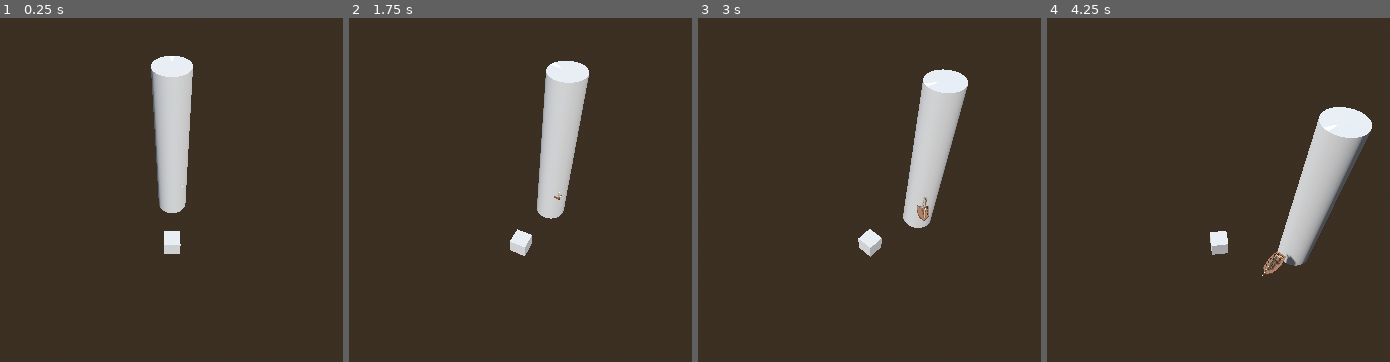
Above: before the commit, frames 1-4 (left to right).
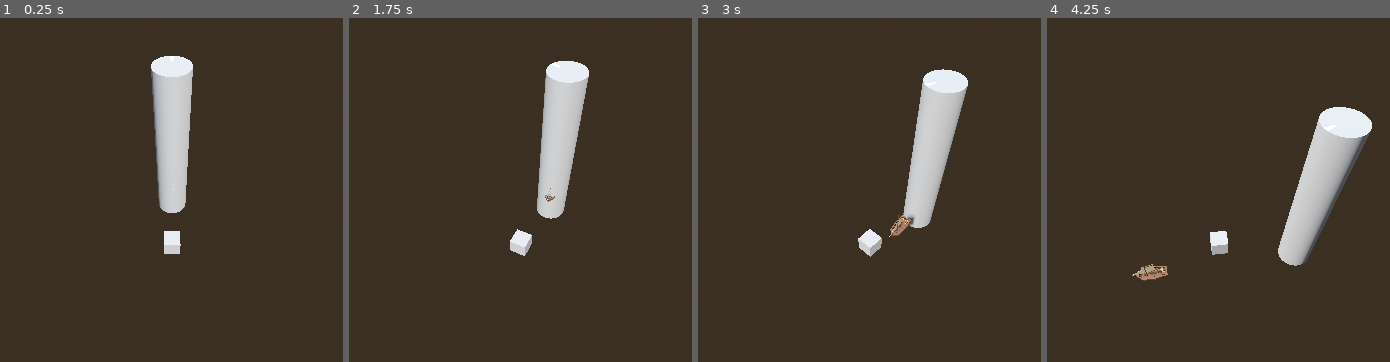
Above: after the commit, the same moments.

Repository: Yrthgze/Lighthouse
Game: Godot game, scene res://scenes/main_level.tscn
Two runs of this game, one before a commit and one after it. Both use one fixed random seed, a clock stepped at 60 frames per second and the inputs below.
Inputs:
- Up to frame 1 (0.25 s): no input
- Up to frame 2 (1.75 s): tap Enter at 0.5 s; hold D (rotate_lighthouse_right) 0.53-1.28 s; tap Space at 1.25 s; hold Q (rotate_left) from 1.28 s (still down)
- Up to frame 3 (3 s): release Q (rotate_left) at 2.03 s; hold D (rotate_lighthouse_right) from 2.03 s (still down); tap Enter at 2.75 s
- Up to frame 4 (4.25 s): release D (rotate_lighthouse_right) at 3.53 s; hold Q (rotate_left) from 3.53 s (still down)

The runs differ from the first frame. In frame 1, less than 0.1% of the frame differs, in the area x 50-54%, y 48-50%; in frame 2, less than 0.1%; in frame 3, 0.4%; in frame 4, 0.6%, in the area x 24-73%, y 67-77%.

Commit message:
[TheLighthouse]: Boat curve stopped working, TBD to search why

Diff:
--- a/scripts/allies/boat.gd
+++ b/scripts/allies/boat.gd
@@ -1,14 +1,13 @@
-extends CharacterBody3D
+extends Character
 
 enum DIRECTION {LEFT = -1, RIGHT = 1}
 
-var current_speed = 0.0
 @onready var nav_path: Path3D = %NavigationPath
 @onready var nav_path_follower: PathFollow3D = %NavigationPathFollower
-var rotation_speed = 1.0
+
 var is_moving: bool = false
 # Variables de configuración
-var max_speed = 3.0  # Velocidad máxima en unidades por segundo
+var max_speed = 1.0  # Velocidad máxima en unidades por segundo
 var acceleration_duration = 4.0  # Duración en segundos para alcanzar la velocidad máxima
 var deceleration_progress = 0.5  # Distancia desde el final de la curva donde comenzará a desacelerar
 var start_time = 0.0  # Tiempo de inicio del movimiento
@@ -16,8 +15,9 @@
 
 func _ready():
 	nav_path_follower.progress = 0.0
-	set_target_position(Vector3(50,0, 50))
-
+	set_target_position(Vector3(5,0, 5))
+	rotation_speed = 1.0
+	move_speed = 0.0
 
 func _process(delta):
 	if is_moving:
@@ -43,9 +43,10 @@
 
 func move(delta):
 	var progress_ratio = nav_path_follower.progress_ratio
-	current_speed = get_current_speed(progress_ratio)
+	move_speed = get_current_speed(progress_ratio)
+	print(move_speed)
 	# Advance in the curve
-	nav_path_follower.progress_ratio += current_speed * delta * 0.01
+	nav_path_follower.progress_ratio += move_speed * delta * 0.01
 	global_transform.origin = nav_path_follower.global_transform.origin
 
 	look_at(nav_path_follower.global_transform.origin + nav_path_follower.transform.basis.z, Vector3.UP)
@@ -53,7 +54,7 @@
 	if progress_ratio >= 0.9:
 		nav_path_follower.progress_ratio = 1.0
 		is_moving = false
-		current_speed = 0
+		move_speed = 0
 
 func get_target_direction(target_pos: Vector3) -> DIRECTION:
 	# Get looking at
--- a/scripts/test/UTBoat.gd
+++ b/scripts/test/UTBoat.gd
@@ -10,7 +10,7 @@
 	assert(p1.is_equal_approx(p2), msg)
 
 func test_get_turn_direction_point():
-	var boat = $"../CharacterBody3D"
+	var boat = $".."
 	boat.look_at(Vector3(0, 0, 4))
 	var turn_dir_point1 = boat.get_turn_direction_point(Vector3(0, 0, 0), Vector3(6, 0, 6))
 	#assert_vector3(Vector3(4, 0, 2), turn_dir_point1, "Turning point is not the expected")
Not shown: 1 places in scenes/characters/allies/boat.tscn that only renumber resources
